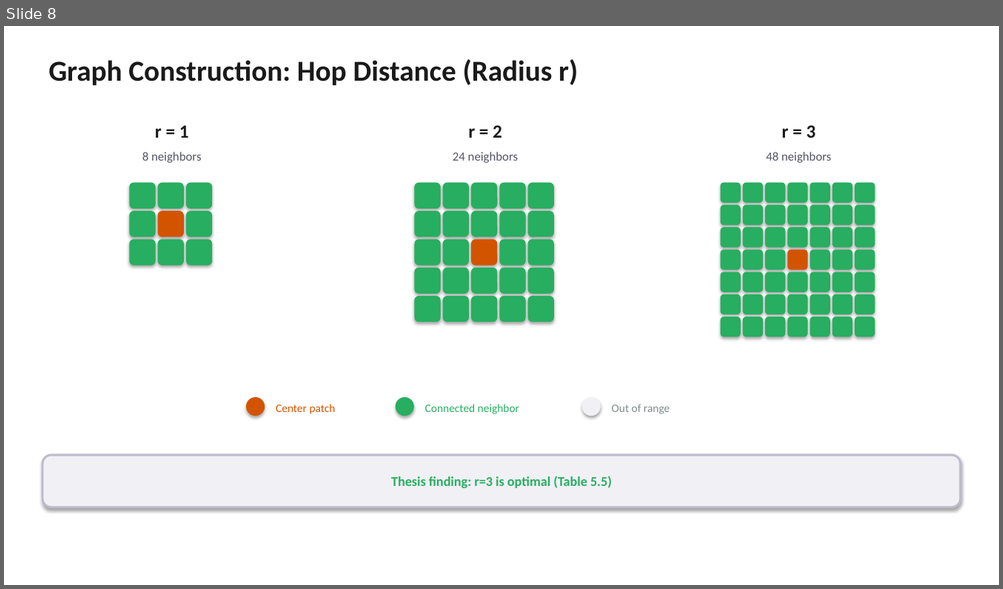
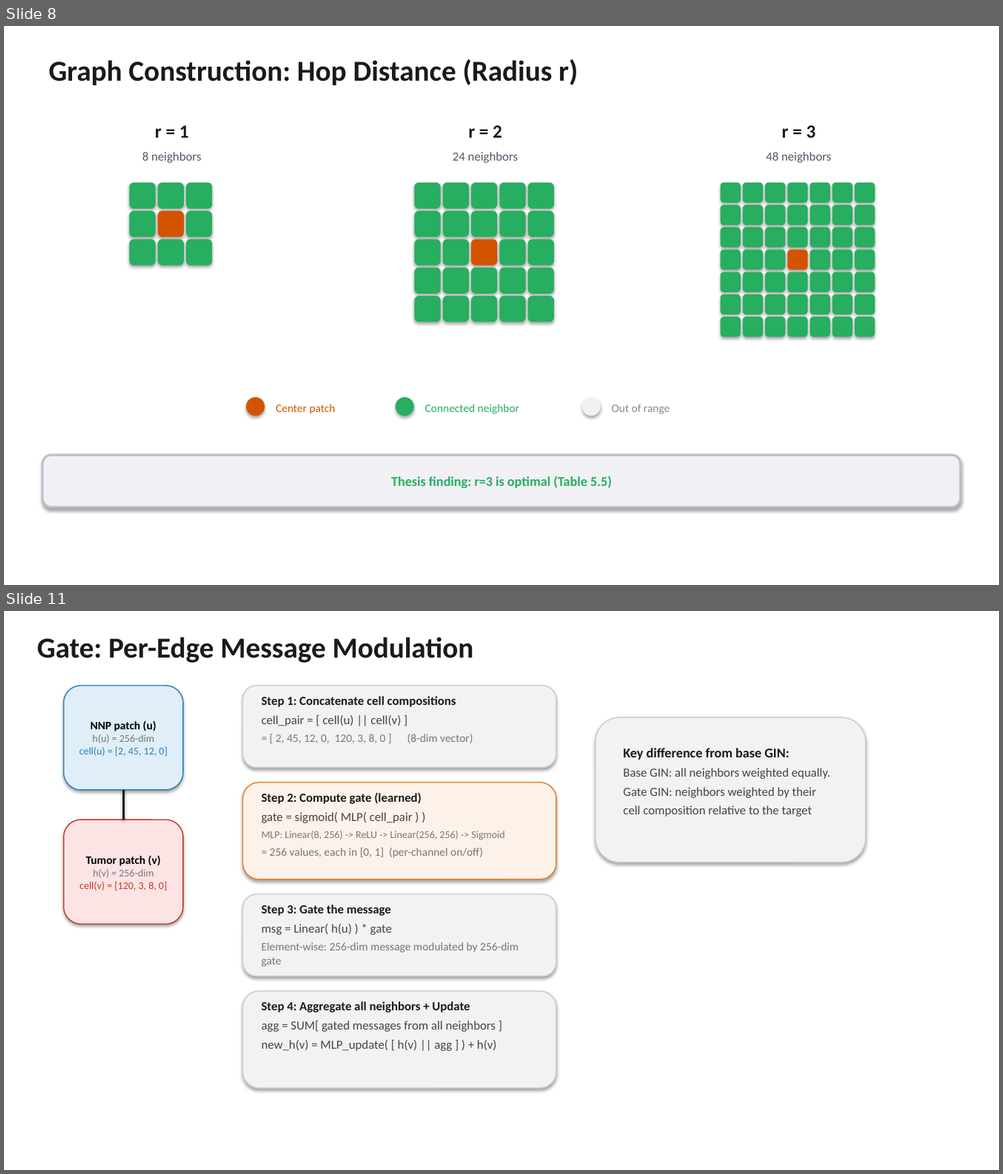
Before and after one commit to sinan-cakmak/pannet_pipeline, a slide deck: PanNET_Pipeline_Presentation.pptx. Shown one above the other, each under a label of ours: slide 8 before the commit, slides 8 and 11 after it; the slides between them are not shown. The pictures are 1003x589 and 1003x1174 pixels, drawn with LibreOffice and Linux fonts; fonts in the diff are those of the drawing. Boxes give left, top, right and bottom in pixels: in the first picture for what was removed or moved away, otherwise in the second. Text is boxed around its words. In the diff, an @@ line names an element or a change of style, - is before the commit and + after.

Commit message:
Add new documentation and presentation files for GIN model
- Introduced `GIN_EXPLAINED.md`, a comprehensive guide detailing the GIN model's functionality and its application in predicting infiltration patterns from bipartite graphs.
- Added `Cell_Gate_Mechanism.pptx`, a PowerPoint presentation outlining the Cell-Conditioned Gate mechanism, enhancing understanding of the model's biological relevance.
- Updated `PanNET_Pipeline_Presentation.pptx` with the latest findings and visual enhancements to improve clarity and engagement.

```diff
--- a/PanNET_Pipeline_Presentation.pptx
+++ b/PanNET_Pipeline_Presentation.pptx
@@ slide 11 added at bbox=[4, 611, 999, 1170], background #FFFFFF @@
@@ text added at bbox=[37, 637, 474, 663], 28 pt, text #1A1A1A, bold @@
+Gate: Per-Edge Message Modulation
@@ rounded rectangle added at bbox=[64, 686, 183, 790], fill #E0EEF7, outline #2980B9 1 pt, 10 pt, text #2980B9 @@
+NNP patch (u)
+h(u) = 256-dim
+cell(u) = [2, 45, 12, 0]
@@ rounded rectangle added at bbox=[243, 686, 556, 768], fill #F2F2F2, outline #CCCCCC 1 pt @@
@@ text added at bbox=[262, 696, 472, 743], 12 pt, text #777777 @@
+Step 1: Concatenate cell compositions
+cell_pair = [ cell(u) || cell(v) ]
+= [ 2, 45, 12, 0, 120, 3, 8, 0 ] (8-dim vector)
@@ rounded rectangle added at bbox=[596, 718, 866, 863], fill #F2F2F2, outline #CCCCCC 1 pt @@
@@ text added at bbox=[623, 748, 830, 817], 12 pt, text #444444 @@
+Key difference from base GIN:
+Base GIN: all neighbors weighted equally.
+Gate GIN: neighbors weighted by their
+cell composition relative to the target
@@ rounded rectangle added at bbox=[243, 783, 556, 880], fill #FDF2E9, outline #E67E22 1 pt @@
@@ line added from (123, 790) to (123, 820), #1A1A1A 2 pt @@
@@ text added at bbox=[262, 792, 504, 858], 12 pt, text #777777 @@
+Step 2: Compute gate (learned)
+gate = sigmoid( MLP( cell_pair ) )
+MLP: Linear(8, 256) -> ReLU -> Linear(256, 256) -> Sigmoid
+= 256 values, each in [0, 1] (per-channel on/off)
@@ rounded rectangle added at bbox=[64, 820, 183, 924], fill #FCE4E4, outline #C0392B 1 pt, 10 pt, text #C0392B @@
+Tumor patch (v)
+h(v) = 256-dim
+cell(v) = [120, 3, 8, 0]
@@ rounded rectangle added at bbox=[243, 894, 556, 977], fill #F2F2F2, outline #CCCCCC 1 pt @@
@@ text added at bbox=[262, 905, 518, 967], 11 pt, text #777777 @@
+Step 3: Gate the message
+msg = Linear( h(u) ) * gate
+Element-wise: 256-dim message modulated by 256-dim gate
@@ rounded rectangle added at bbox=[243, 991, 556, 1088], fill #F2F2F2, outline #CCCCCC 1 pt @@
@@ text added at bbox=[262, 1002, 497, 1051], 12 pt, text #444444 @@
+Step 4: Aggregate all neighbors + Update
+agg = SUM[ gated messages from all neighbors ]
+new_h(v) = MLP_update( [ h(v) || agg ] ) + h(v)
```
Also in this commit, not shown: 6 slides changed, 2 other slides added, 3 slides removed, 2 other files.
